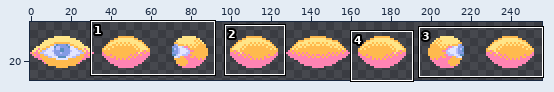
Pixel-art file -- ase/swarm.ase. Above: a wide view before the commit, with the close-up outlined.
Close-up. Before the commit:
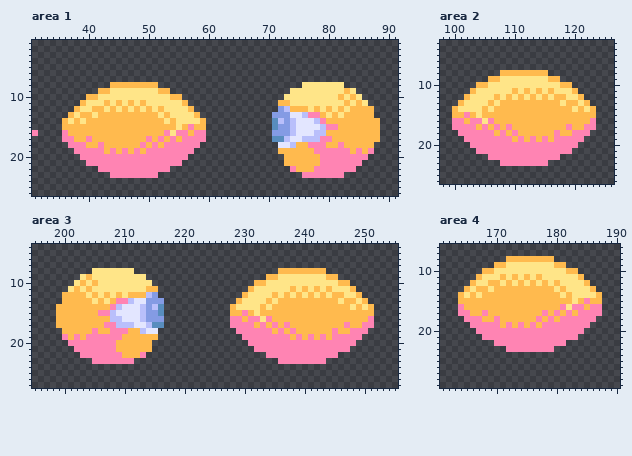
256x32 pixels, 1 frame. Shown: area 1: x 31..91, y 1..26; area 2: x 98..126, y 3..26; area 3: x 195..255, y 4..27; area 4: x 161..190, y 6..29. The wide view leaves out empty margins.
Once edited:
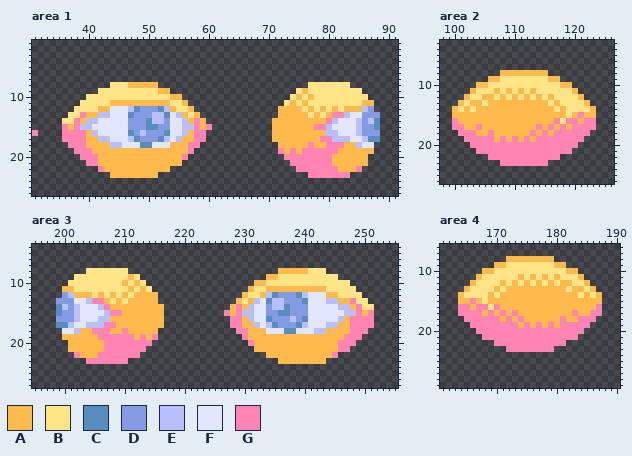
Palette (. is transparent): A #ffba4e  B #ffe588  C #588dbe  D #849be4  E #b9bffb  F #e3e6ff  G #ff84b3
Changes in this commit:
Changed rows in their new state; - is an unchanged pixel.
Area 1, layer "Layer 3":
first column x 36:
 8 --------BBB-----------------------------.------B-----
 9 ------BB------------------------------.-A------B-B---
10 ----BB-------------------------------.-A-A----B-B-B--
11 ---B---BA-A-A-AAAA------------------.BA-A------B-BAA-
12 --B--B-AFFFECDDDCEA-----------------AA--BABABABA--ED-
13 -B-G-AEEFFFCDDDEECFEA--------------.AAAAABABAGGEFFDDD
14 B-GAEEFFFFFDDDCEEDFFEAG------------AAAAAAAAAGEFFFEDEC
15 G-GEEFFFFFFDDDCCDDFFEEG-G----------AAAAAAAGGEFFFFEDDC
16 -GGG-EFFFFFCDEDDDCFFE--------------AAAAAAAAAEEFFFEDDD
17 --GGA-EEFFFECDDDCEFEAA-------------AAAAAAAA--EEEFFECC
18 ------A-EEFFFCCFFFAAA---------------AAA---AAGG---EFF-
19 -----AA-A-A-A-AAAAAAA---------------G-G-GG----AA-A-A-
20 ------AAAAAAAAAAAAAA-----------------GGGGGG--AAAAAA--
21 ------AAAAAAAAAAAAAA-----------------.GGGGG--AAAAAA--
22 -------AAAAAAAAAAA--------------------.GGG----AAAG---
23 --------AAAAAAAA------------------------.------G-----
Area 2, layer "Layer 3":
first column x 101:
11 ------A-ABABAB-B------
12 ----AABABABABABABB----
13 --AA--A--------B--BB--
14 -A-A-A----------B-B-B-
15 -A-A--------------B-G-
16 A-AAAA----------GBGG-G
17 -AAGA-A-A----G-G-GAGG-
18 ---AA--A-A--G-G--GG---
19 ------A-AGAGAG-G------
Area 3, layer "Layer 3":
first column x 199:
 8 -----B------.-----------------------------BBB--------
 9 ---B-B------A-.------------------------------BB------
10 --B-B-B----A-A-.-------------------------------BB----
11 -AAB-B------A-AB.------------------AAAA-A-A-AB---B---
12 -DE--ABABABAB--AA-----------------AECDDDCEFFFA-B--B--
13 DDDFFEGGABABAAAAA.--------------AEFCEEDDDCFFFEEA-G-B-
14 CEDEFFFEGAAAAAAAAA------------GAEFFDEECDDDFFFFFEEAG-B
15 CDDEFFFFEGGAAAAAAA----------G-GEEFFDDCCDDDFFFFFFEEG-G
16 DDDEFFFEEAAAAAAAAA--------------EFFCDDDEDCFFFFFE-GGG-
17 CCEFFEEE--AAAAAAAA-------------AAEFECDDDCEFFFEE-AGG--
18 -FFE---GGAA---AAA---------------AAAFFFCCFFFEE-A------
19 -A-A-AA----GG-G-G---------------AAAAAAA-A-A-A-AA-----
20 --AAAAAA--GGGGGG-----------------AAAAAAAAAAAAAA------
21 --AAAAAA--GGGGG.-----------------AAAAAAAAAAAAAA------
22 ---GAAA----GGG.--------------------AAAAAAAAAAA-------
23 -----G------.------------------------AAAAAAAA--------
Area 4, layer "Layer 3":
first column x 165:
11 ------B-BABABA-A------
12 ----BBABABABABABAA----
13 --BB--B--------A--AA--
14 -B-B-B----------A-A-A-
15 -G-B--------------A-A-
16 G-GGBG----------AAAA-A
17 -GGAG-G-G----A-A-AGAA-
18 ---GG--G-G--A-A--AA---
19 ------G-GAGAGA-A------
